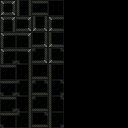
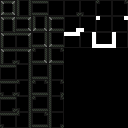
Comparing the layer stacks of the two 128px x 128px images. Changes:
added layer "Wall_BL copy" above "Wall_BR copy" over [112, 16, 128, 32]
added layer "Wall_BR copy" above "Wall_TR copy" over [96, 16, 112, 32]
added layer "Wall_TR copy" above "Wall_TL copy" over [80, 16, 96, 32]
added layer "Wall_TL copy" above "Inside_Corner_BL" over [64, 16, 80, 32]
added layer "Inside_Corner_BL" above "Inside_Corner_BR" over [112, 0, 128, 16]
added layer "Inside_Corner_BR" above "Inside_Corner_TR" over [96, 0, 112, 16]
added layer "Inside_Corner_TR" above "Inside_Corner_TL" over [80, 0, 96, 16]
added layer "Inside_Corner_TL" above "HalfT_Left_2" over [64, 0, 80, 16]
added group "Background copy" with 32 layers above "Background" over [64, 0, 128, 48]
added layer "Layer 2 copy 5" (1st of 8, in "Background copy") in group "Background copy" over [112, 32, 128, 48]
added layer "Layer 2 copy 5" (2nd of 8, in "Background copy") in group "Background copy" over [96, 32, 112, 48]
added layer "Layer 2 copy 5" (3rd of 8, in "Background copy") in group "Background copy" over [80, 32, 96, 48]
added layer "Layer 2 copy 5" (4th of 8, in "Background copy") in group "Background copy" over [64, 32, 80, 48]
added layer "Layer 2 copy 4" (1st of 8, in "Background copy") in group "Background copy" over [112, 16, 128, 32]
added layer "Layer 2 copy 4" (2nd of 8, in "Background copy") in group "Background copy" over [96, 16, 112, 32]
added layer "Layer 2 copy 4" (3rd of 8, in "Background copy") in group "Background copy" over [80, 16, 96, 32]
added layer "Layer 2 copy 4" (4th of 8, in "Background copy") in group "Background copy" over [64, 16, 80, 32]
added layer "Layer 2 copy 3" (1st of 2, in "Background copy") in group "Background copy" over [112, 0, 128, 16]
added layer "Layer 2 copy 2" (1st of 2, in "Background copy") in group "Background copy" over [96, 0, 112, 16]
painted on "Layer 3" over [64, 16, 128, 48]
painted on "Layer 1" over [64, 16, 128, 48]
…and 6 more changes (6 added)
